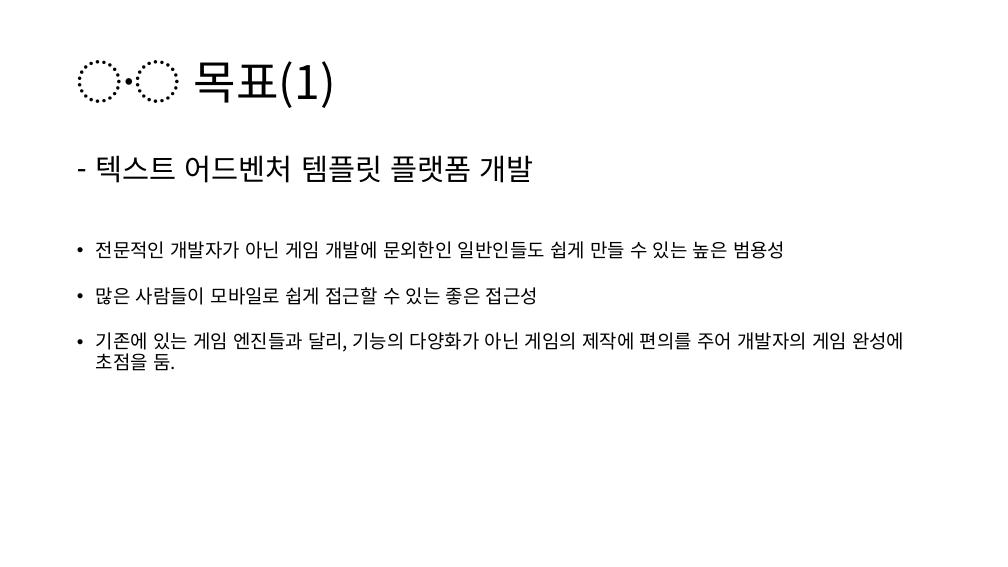
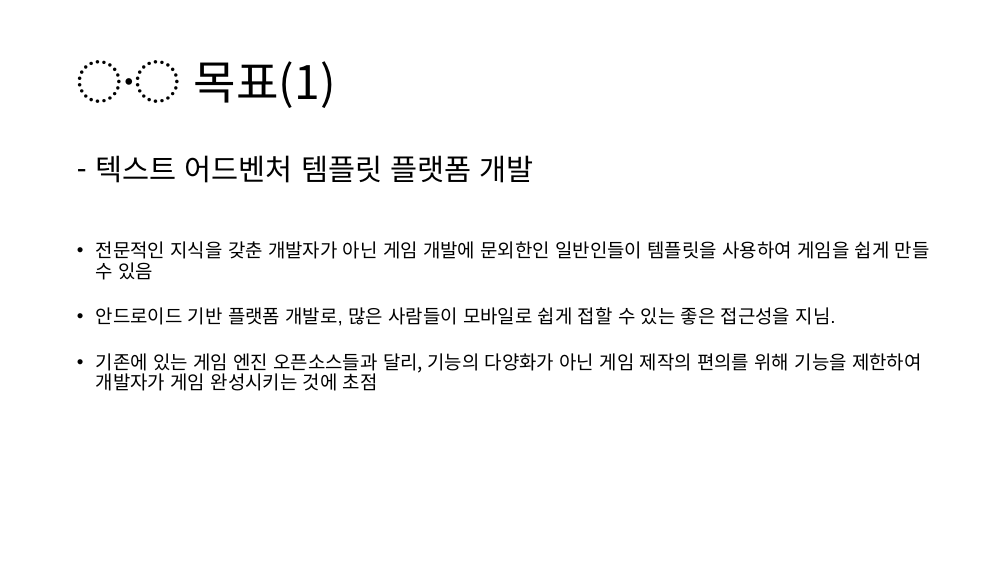
Before and after one commit to OSS-2021-team3/Drawing-Trade, a slide deck: slide 5 of OSS IDEA PROPOSAL.pptx. Drawn at 1008x567 pixels with LibreOffice and Linux fonts; fonts in the diff are those of the drawing. Boxes give left, top, right and bottom in pixels: in the first picture for what was removed or moved away, otherwise in the second. Text is boxed around its words. In the diff, an @@ line names an element or a change of style, - is before the commit and + after.

```diff
--- a/OSS IDEA PROPOSAL.pptx
+++ b/OSS IDEA PROPOSAL.pptx
@@ text at bbox=[96, 241, 930, 391]: text changed @@
-• 전문적인 개발자가 아닌 게임 개발에 문외한인 일반인들도 쉽게 만들 수 있는 높은 범용성
-• 많은 사람들이 모바일로 쉽게 접근할 수 있는 좋은 접근성
-• 기존에 있는 게임 엔진들과 달리, 기능의 다양화가 아닌 게임의 제작에 편의를 주어 개발자의 게임 완성에 초점을 둠.
+• 전문적인 지식을 갖춘 개발자가 아닌 게임 개발에 문외한인 일반인들이 템플릿을 사용하여 게임을 쉽게 만들 수 있음
+• 안드로이드 기반 플랫폼 개발로, 많은 사람들이 모바일로 쉽게 접할 수 있는 좋은 접근성을 지님.
+• 기존에 있는 게임 엔진 오픈소스들과 달리, 기능의 다양화가 아닌 게임 제작의 편의를 위해 기능을 제한하여 개발자가 게임 완성시키는 것에 초점
```
Also in this commit, not shown: 4 other slides changed.
